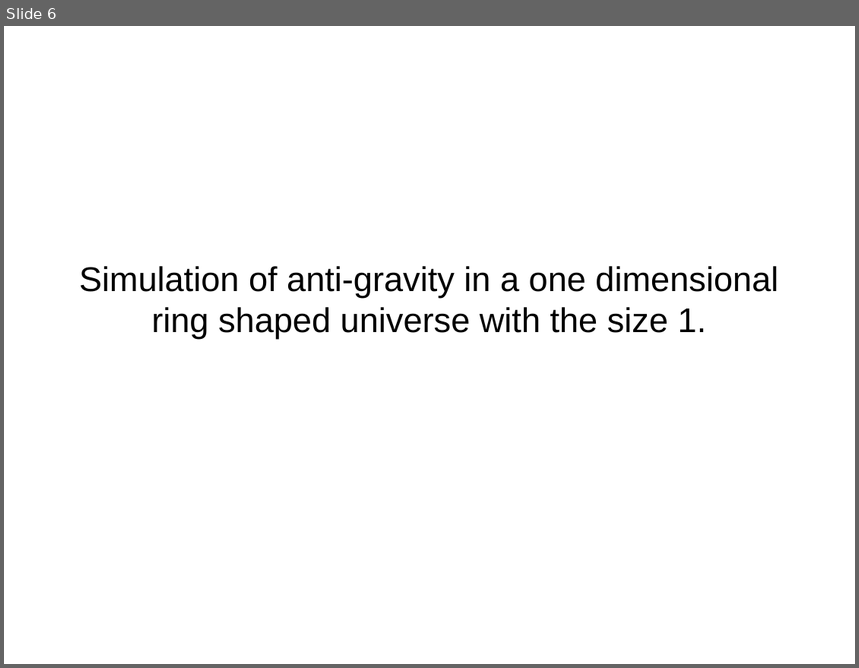
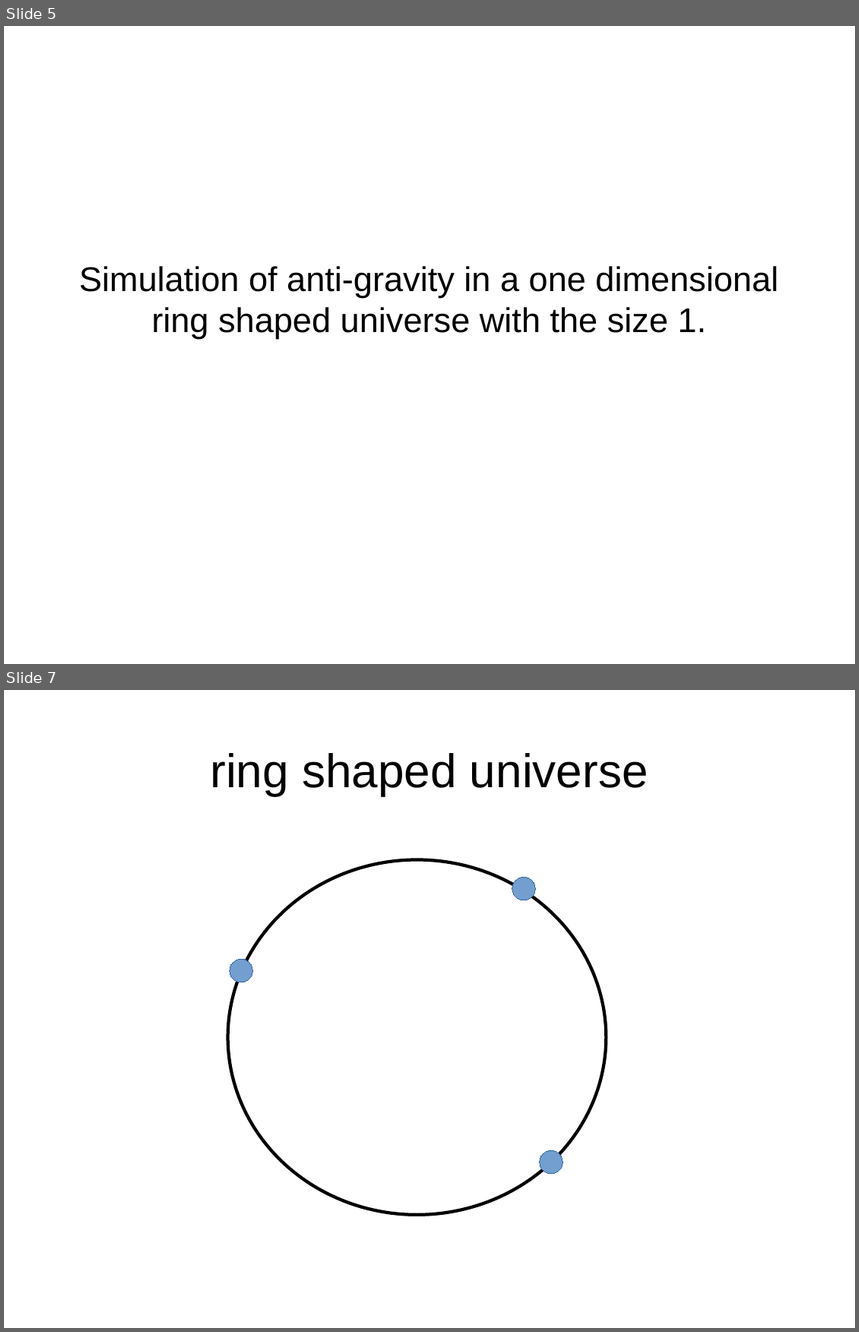
Before and after one commit to niner/talks, a slide deck: Social Media Physics/Social Media Physics.odp. Shown one above the other, each under a label of ours: slide 6 before the commit, slides 5 and 7 after it; the slides between them are not shown. The pictures are 859x668 and 859x1332 pixels, drawn with LibreOffice and Linux fonts; fonts in the diff are those of the drawing. Boxes give left, top, right and bottom in pixels: in the first picture for what was removed or moved away, otherwise in the second. Text is boxed around its words. In the diff, an @@ line names an element or a change of style, - is before the commit and + after.

```diff
--- a/Social Media Physics/Social Media Physics.odp
+++ b/Social Media Physics/Social Media Physics.odp
@@ slide 7 added at box(4, 690, 855, 1328), background #FFFFFF @@
@@ title added at box(211, 753, 648, 796), 44 pt, text #000000 @@
+ring shaped universe
@@ ellipse added at box(228, 860, 607, 1215), outline #000000 3 pt @@
@@ ellipse added at box(512, 877, 535, 900), fill #729FCF, outline #3465A4 0 pt @@
@@ ellipse added at box(230, 960, 253, 983), fill #729FCF, outline #3465A4 0 pt @@
@@ ellipse added at box(540, 1151, 563, 1174), fill #729FCF, outline #3465A4 0 pt @@
@@ what was slide 6 is now slide 5 @@
```
Also in this commit, not shown: 1 other slide added, 1 slide removed, 1 other file.
